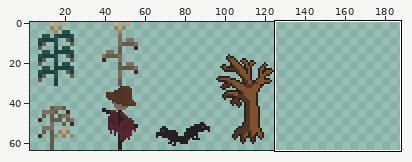
Sprite sheet: Assets/Sprites/Exported/exterior-decorations.png. The picture above shows the old version from afar; the outline marks the close-up.
Close-up. Before the edit:
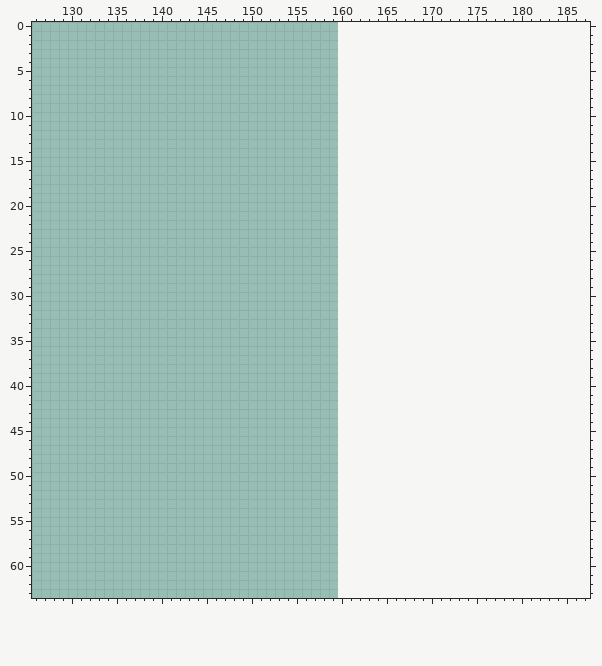
The file is 160x64 pixels. Colours within 5 levels of each other are drawn and written as one. Shown: x 126..187, y 0..63. The old version is drawn lined up with the new one, on the new canvas. The wide view leaves out empty margins.
After the commit:
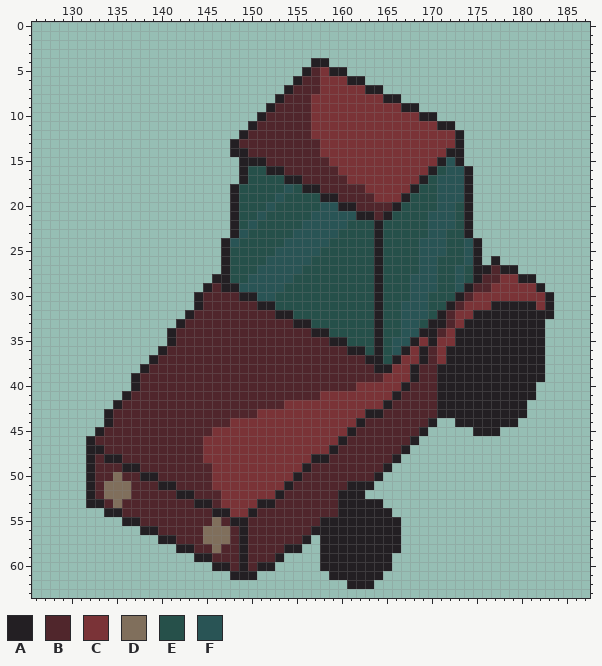
Palette (. is transparent): A #231f23  B #50262c  C #7a3337  D #806f5c  E #26504a  F #295455
From old to new:
canvas 160x64 -> 192x64
y 4: x 157..158 .. -> AA
y 5: x 156..160 ..... -> ABCAA
y 6: x 155..162 ........ -> ABBCCCAA
y 7: x 154..164 ........... -> ABBBCCCCCAA
y 8: x 153..166 .............. -> ABBBCCCCCCCCAA
y 9: x 152..168 ................. -> ABBBBCCCCCCCCCCAA
y 10: x 151..170 .................... -> ABBBBBCCCCCCCCCCCCAA
y 11: x 150..172 ....................... -> ABBBBBBCCCCCCCCCCCCCCAA
y 12: x 149..173 ......................... -> ABBBBBBBCCCCCCCCCCCCCCCCA
y 13: x 148..173 .......................... -> ABBBBBBBBBCCCCCCCCCCCCCCCA
y 14: x 148..173 .......................... -> AABBBBBBBBCCCCCCCCCCCCCCAA
y 15: x 149..173 ......................... -> AAABBBBBBBCCCCCCCCCCCCAFA
y 16: x 149..174 .......................... -> AEEAABBBBBBCCCCCCCCCCAEFFA
y 17: x 149..174 .......................... -> AEEEEAABBBBBCCCCCCCCAEFFFA
y 18: x 148..174 ........................... -> AEEEEEFEAABBBBBCCCCCAEEFFFA
y 19: x 148..174 ........................... -> AEEEEFEEEEAABBBBCCCAEEEFFFA
y 20: x 148..174 ........................... -> AEEEFEEEEEFFAABBBBAEEEEFFEA
y 21: x 148..174 ........................... -> AEEFEEEEEFFFFFAABAEEEEFFFEA
y 22: x 148..174 ........................... -> AEFEEEEEFFFFFEEEAEEEEEFFFEA
y 23: x 148..174 ........................... -> AFEEEEEFFFFFEEEEAEEEEEFFEEA
y 24: x 147..175 ............................. -> AFEEEEEFFFFFEEEEEAEEEEFFFEEFA
y 25: x 147..175 ............................. -> AEEEEEFFFFFEEEEEEAEEEEFFFEEFA
y 26: x 147..175 ............................. -> AEEEEFFFFFEEEEEEEAEEEEFFEEEFA; x 177 . -> A
y 27: x 147..179 ................................. -> AEEEFFFFFEEEEEEEEAEEEEFFEEFEAABAA
y 28: x 146..181 .................................... -> AAEEFFFFFEEEEEEEEEAEEEFFFEEFEABBCCAA
y 29: x 145..182 ...................................... -> ABAAFFFFFEEEEEEEEEEAEEEFFFEEFABBCCCCCA
y 30: x 144..183 ........................................ -> ABBBBAAFFEEEEEEEEEEEAEEEFFEEEABCCCCCCCCA
y 31: x 144..183 ........................................ -> ABBBBBBAAEEEEEEEEEEEAEEFFFEEABCCCAAAAACA
y 32: x 143..183 ......................................... -> ABBBBBBBBBAAEEEEEEEEEAEEFFFEABCCAAAAAAAAA
y 33: x 142..182 ......................................... -> ABBBBBBBBBBBBAAEEEEEEEAEEFFEAABCAAAAAAAAA
y 34: x 141..182 .......................................... -> ABBBBBBBBBBBBBBBAAEEEEEAEEFFAABCAAAAAAAAAA
y 35: x 141..182 .......................................... -> ABBBBBBBBBBBBBBBBBAAEEEAEFFACACCAAAAAAAAAA
y 36: x 140..182 ........................................... -> ABBBBBBBBBBBBBBBBBBBBAAEAEFACABCAAAAAAAAAAA
y 37: x 139..182 ............................................ -> ABBBBBBBBBBBBBBBBBBBBBBBAAEACCABCAAAAAAAAAAA
y 38: x 138..182 ............................................. -> ABBBBBBBBBBBBBBBBBBBBBBBBBAACCABBAAAAAAAAAAAA
y 39: x 137..182 .............................................. -> ABBBBBBBBBBBBBBBBBBBBBBBBBBBCCCABBAAAAAAAAAAAA
y 40: x 137..181 ............................................. -> ABBBBBBBBBBBBBBBBBBBBBBBBCCCCCABBBAAAAAAAAAAA
y 41: x 136..181 .............................................. -> ABBBBBBBBBBBBBBBBBBBBBCCCCCCCCABBBBAAAAAAAAAAA
y 42: x 135..180 .............................................. -> ABBBBBBBBBBBBBBBBBBCCCCCCCCCCCABBBBBAAAAAAAAAA
y 43: x 134..180 ............................................... -> ABBBBBBBBBBBBBBBBCCCCCCCCCCCCAABBBBBBAAAAAAAAAA
y 44: x 134..170 ..................................... -> ABBBBBBBBBBBBBCCCCCCCCCCCCCCABBBBBBBA; x 173..179 ....... -> AAAAAAA
y 45: x 133..169 ..................................... -> ABBBBBBBBBBBBCCCCCCCCCCCCCCCABBBBBBBA; x 175..177 ... -> AAA
y 46: x 132..168 ..................................... -> ABBBBBBBBBBBBCCCCCCCCCCCCCCCABBBBBBBA
y 47: x 132..167 .................................... -> AABBBBBBBBBBBCCCCCCCCCCCCCCABBBBBBBA
y 48: x 132..166 ................................... -> ABAABBBBBBBBBCCCCCCCCCCCCAABBBBBBBA
y 49: x 132..165 .................................. -> ABBBAABBBBBBBBCCCCCCCCCCABBBBBBBBA
y 50: x 132..164 ................................. -> ABBDBBAABBBBBBCCCCCCCCCABBBBBBBBA
y 51: x 132..163 ................................ -> ABDDDBBBAABBBBCCCCCCCCABBBBBBAAA
y 52: x 132..162 ............................... -> ABDDDBBBBBAABBBCCCCCCABBBBBBAAA
y 53: x 132..164 ................................. -> AABDBBBBBBBBAABCCCCAABBBBBBBAAAAA
y 54: x 134..165 ................................ -> AABBBBBBBBBBAACCABBBBBBBBBAAAAAA
y 55: x 136..166 ............................... -> AABBBBBBBBDBAABBBBBBBBAAAAAAAAA
y 56: x 138..166 ............................. -> AABBBBBDDDBABBBBBBBAAAAAAAAAA
y 57: x 140..156 ................. -> AABBBDDDBABBBBBBA; x 158..166 ......... -> AAAAAAAAA
y 58: x 142..155 .............. -> AABBDBBABBBBAA; x 158..166 ......... -> AAAAAAAAA
y 59: x 144..153 .......... -> AABBBABBBA; x 158..165 ........ -> AAAAAAAA
y 60: x 146..152 ....... -> AABABAA; x 158..165 ........ -> AAAAAAAA
y 61: x 148..150 ... -> AAA; x 159..164 ...... -> AAAAAA
y 62: x 161..163 ... -> AAA
